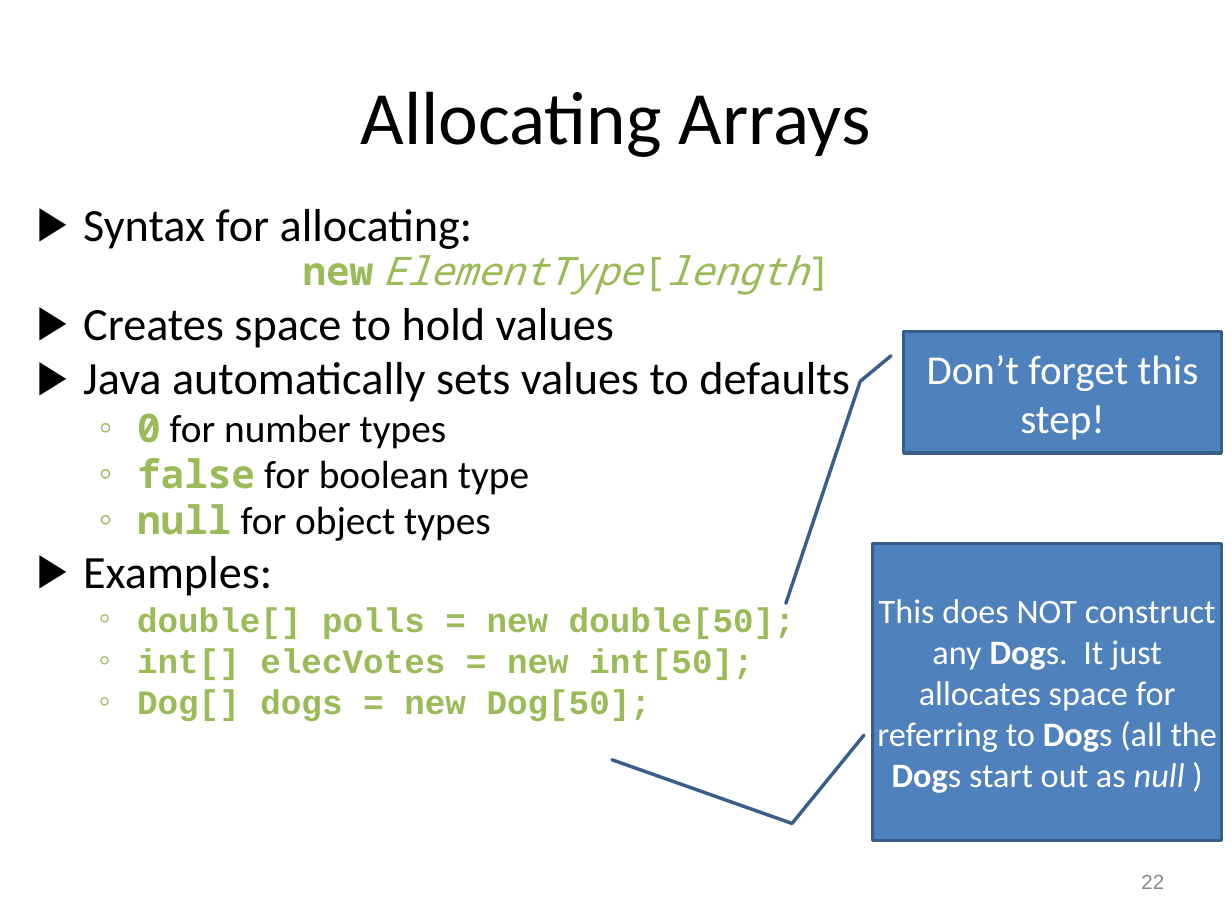
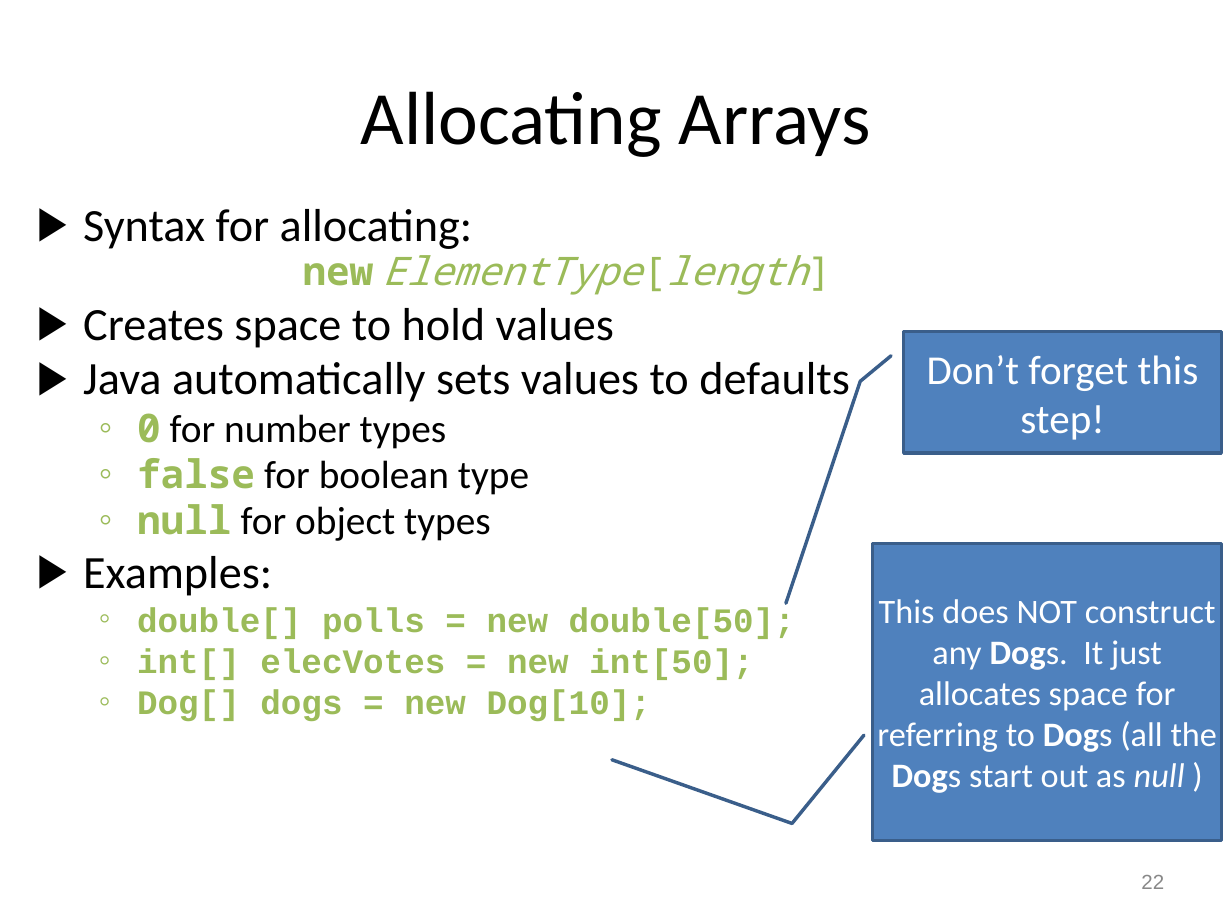
Before and after one commit to RHIT-CSSE/csse220, a slide deck: slide 22 of ClassMaterials/ArraysAndLists/Slides/Arrays and Lists.pptx. Drawn at 1232x924 pixels with LibreOffice and Linux fonts; fonts in the diff are those of the drawing. Boxes give left, top, right and bottom in pixels: in the first picture for what was removed or moved away, otherwise in the second. Text is boxed around its words. In the diff, an @@ line names an element or a change of style, - is before the commit and + after.

```diff
--- a/ClassMaterials/ArraysAndLists/Slides/Arrays and Lists.pptx
+++ b/ClassMaterials/ArraysAndLists/Slides/Arrays and Lists.pptx
@@ text at (137, 689, 651, 721): text changed @@
-  ◦ Dog[] dogs = new Dog[50];
+  ◦ Dog[] dogs = new Dog[10];
```
Also in this commit, not shown: 1 other slide changed, 1 other file.
